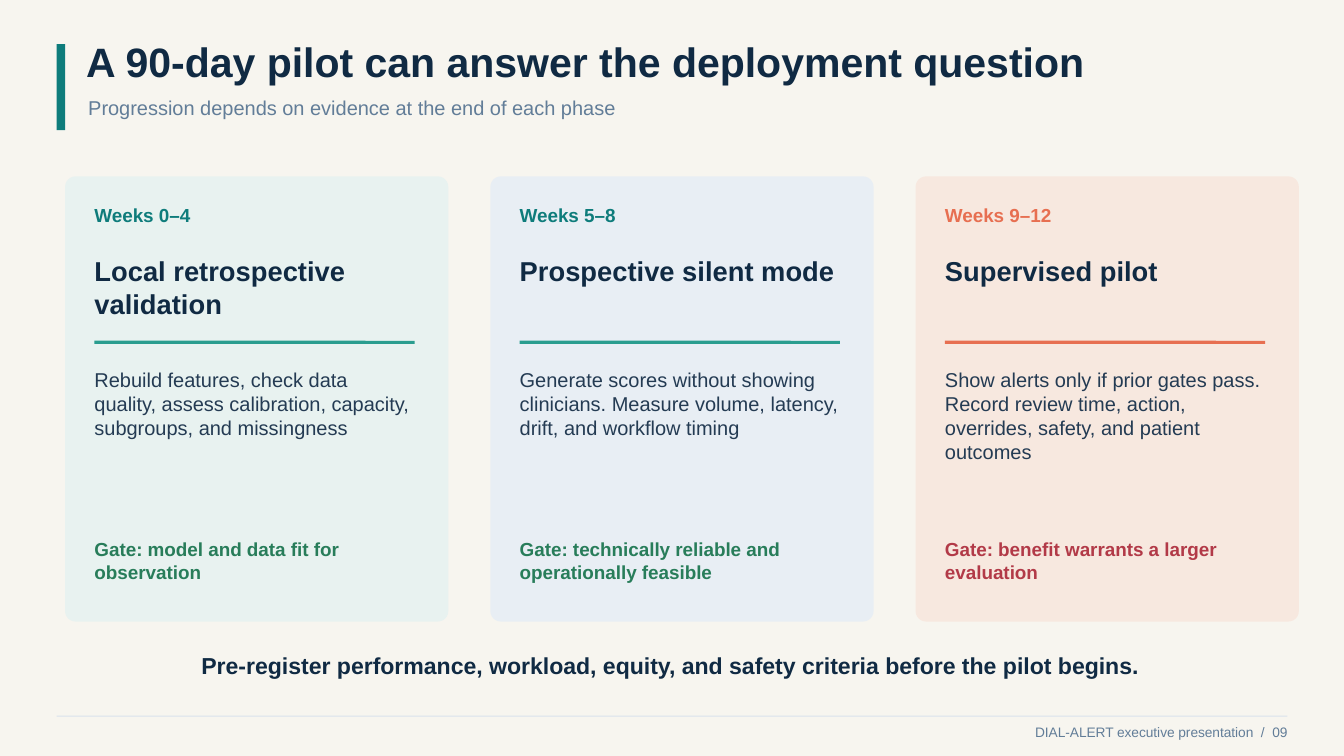
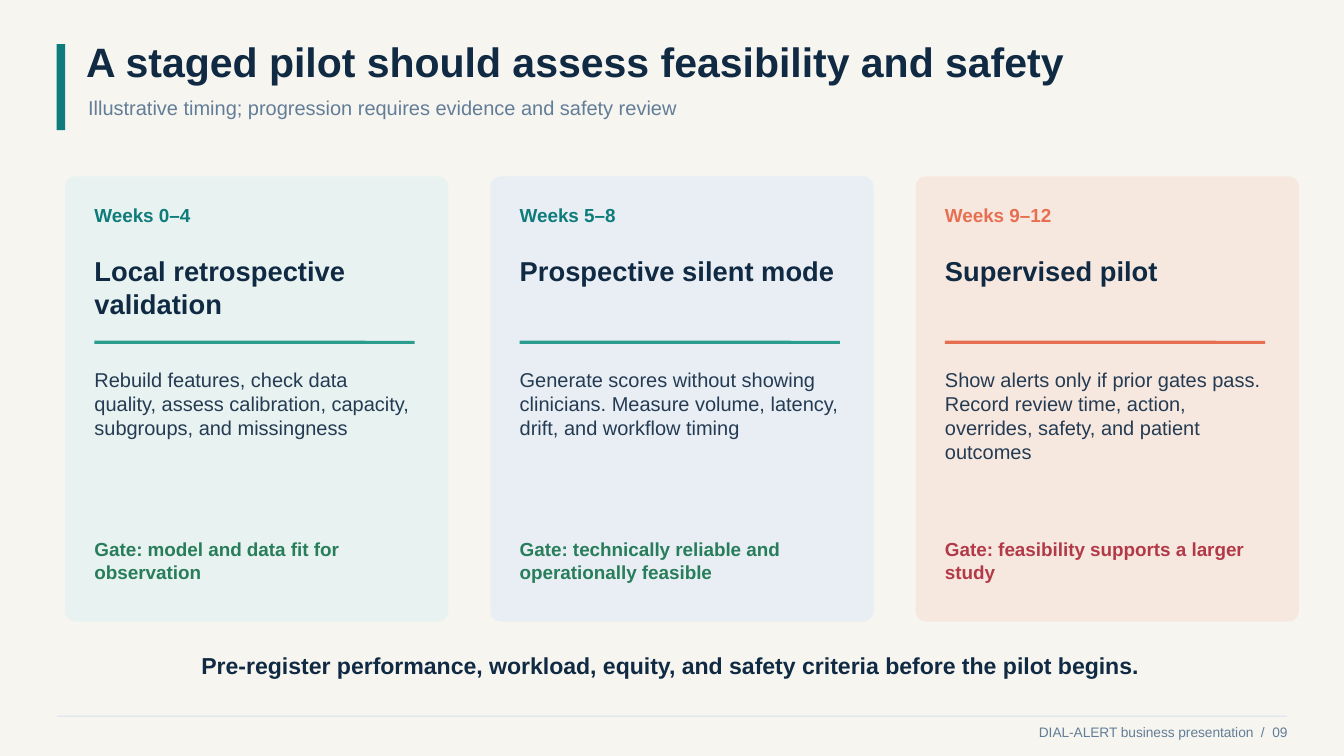
Before and after one commit to guillanofg/DIAL-ALERT, a slide deck: slide 9 of reports/Franklin_Guillano_DIAL_ALERT_Business_Presentation.pptx. Drawn at 1344x756 pixels with LibreOffice and Linux fonts; fonts in the diff are those of the drawing. Boxes give left, top, right and bottom in pixels: in the first picture for what was removed or moved away, otherwise in the second. Text is boxed around its words. In the diff, an @@ line names an element or a change of style, - is before the commit and + after.

```diff
--- a/reports/Franklin_Guillano_DIAL_ALERT_Business_Presentation.pptx
+++ b/reports/Franklin_Guillano_DIAL_ALERT_Business_Presentation.pptx
@@ text at [86, 47, 1064, 86]: text changed @@
-A 90-day pilot can answer the deployment question
+A staged pilot should assess feasibility and safety
@@ text at [88, 100, 677, 119]: text changed @@
-Progression depends on evidence at the end of each phase
+Illustrative timing; progression requires evidence and safety review
@@ text at [945, 542, 1244, 583]: text changed @@
-Gate: benefit warrants a larger evaluation
+Gate: feasibility supports a larger study
@@ text at [1039, 727, 1287, 740]: text changed @@
-DIAL-ALERT executive presentation / 09
+DIAL-ALERT business presentation / 09
```
Also in this commit, not shown: 9 other slides changed, 1 slide added, 39 other files.
